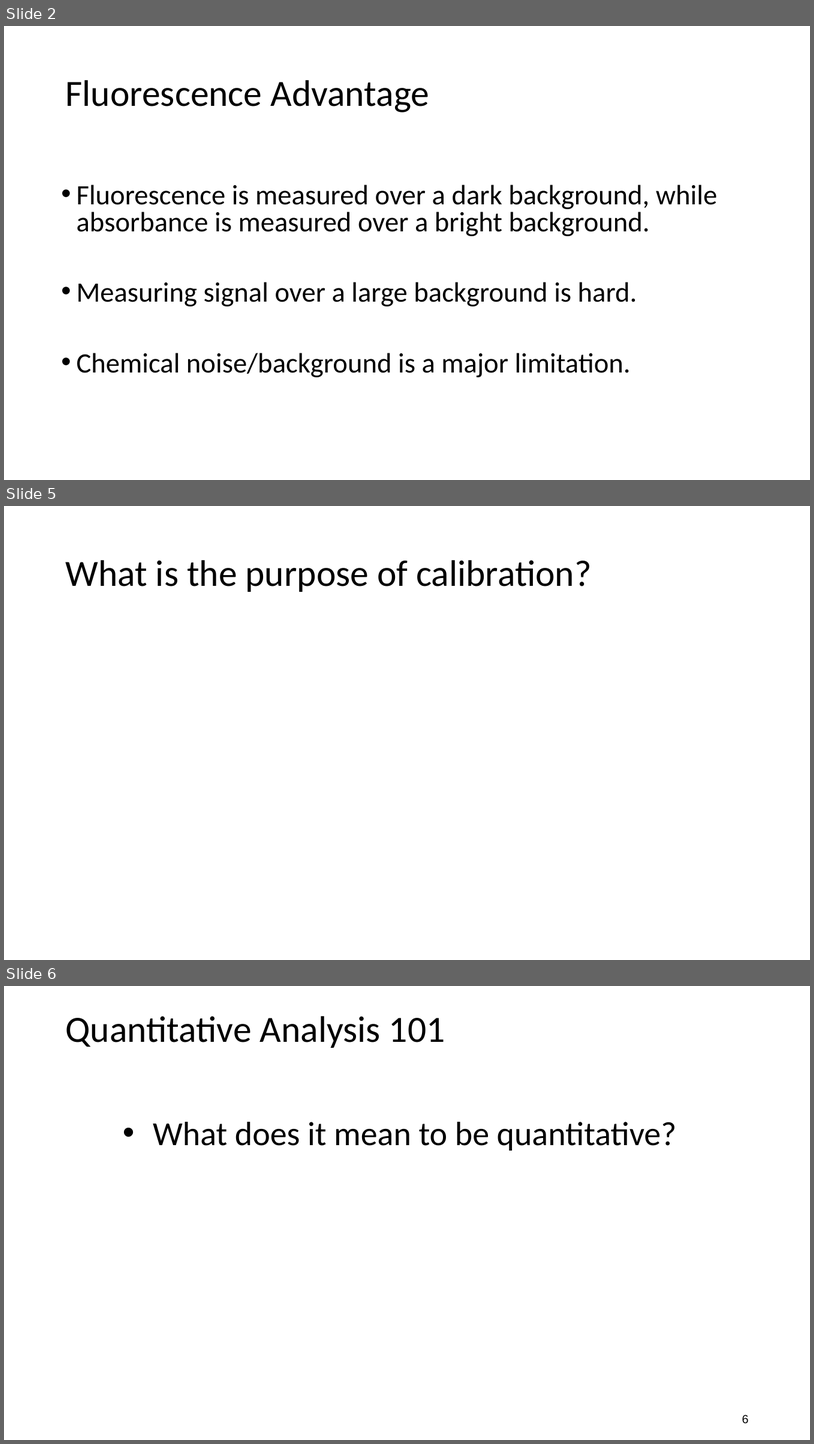
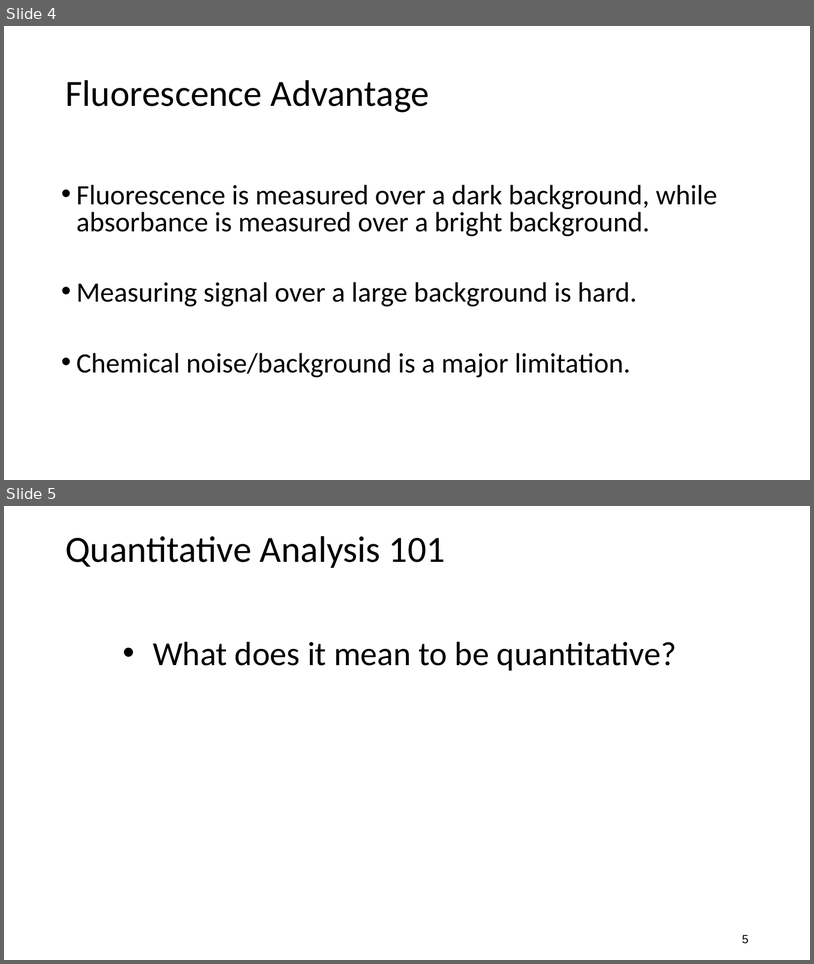
Before and after one commit to beliveau-lab/gen575, a slide deck: lectures/3.Quant101.Calibration.pptx. Shown one above the other, each under a label of ours: slides 2, 5 and 6 before the commit, slides 4 and 5 after it; the slides between them are not shown. The pictures are 814x1444 and 814x964 pixels, drawn with LibreOffice and Linux fonts; fonts in the diff are those of the drawing. Boxes give left, top, right and bottom in pixels: in the first picture for what was removed or moved away, otherwise in the second. Text is boxed around its words. In the diff, an @@ line names an element or a change of style, - is before the commit and + after.

```diff
--- a/lectures/3.Quant101.Calibration.pptx
+++ b/lectures/3.Quant101.Calibration.pptx
@@ slide 5 removed at <box>4,506,810,960</box>, background #FFFFFF @@
@@ title removed at <box>65,560,591,592</box> @@
-What is the purpose of calibration?
@@ what was slide 2 is now slide 4 @@
@@ what was slide 6 is now slide 5 @@
@@ page number at <box>743,934,749,943</box>: text changed @@
-6
+5
```
Also in this commit, not shown: 3 slides added.
